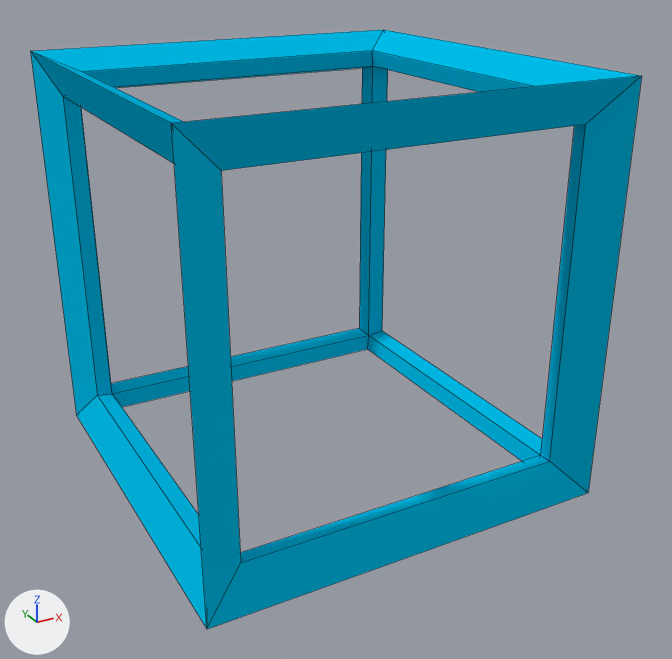
Two versions of the Blender file MeshesMatsAll/UnitCube/UnitCube.blend, one commit apart.
One viewpoint serves both versions: a camera (50 mm lens) standing at (-0.978, -1.901, 0.788) and looking at (0.026, -0.076, -0.124). Every picture has the same lights, and +X, +Y and +Z are marked at lower left. Mesh edges are drawn as thin lines.
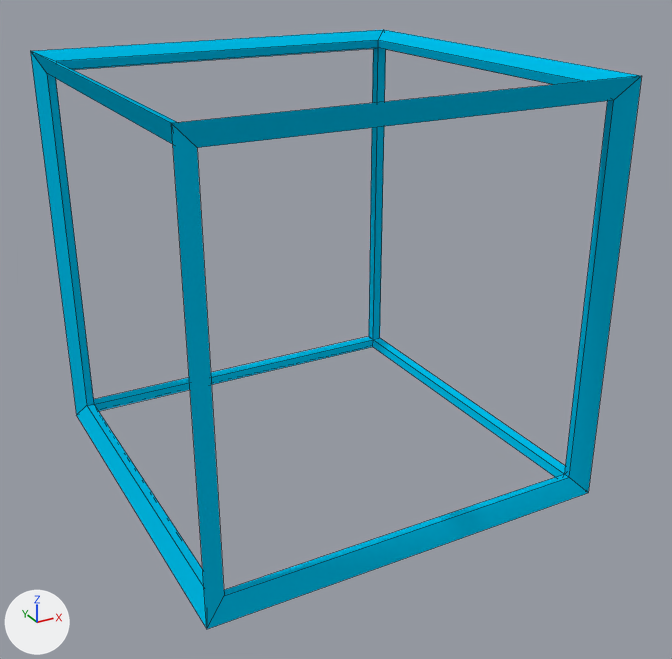
Changed parts and their boxes [x1, y1, x2, y2] in the pictures (672 x 659 px):
'Cube', modifiers changed
    both: [30, 30, 642, 629]

Patch to the scene script:
```diff
--- a/MeshesMatsAll/UnitCube/UnitCube.blend.py
+++ b/MeshesMatsAll/UnitCube/UnitCube.blend.py
@@ ob_cube @@
 _m = ob_cube.modifiers.new('Wireframe', 'WIREFRAME')
-_m.thickness = 0.15
+_m.thickness = 0.075
 _m.offset = -1.0
```
